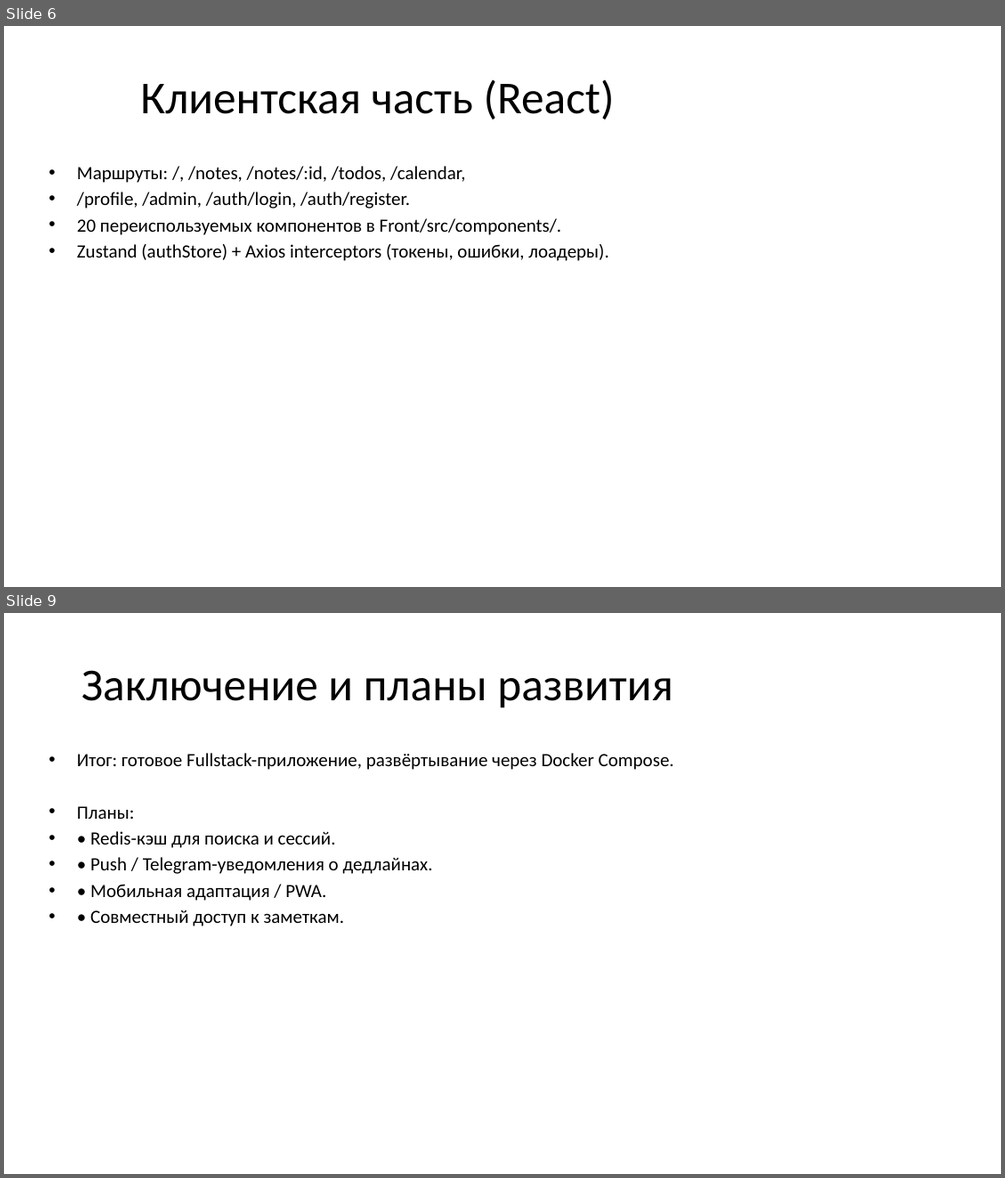
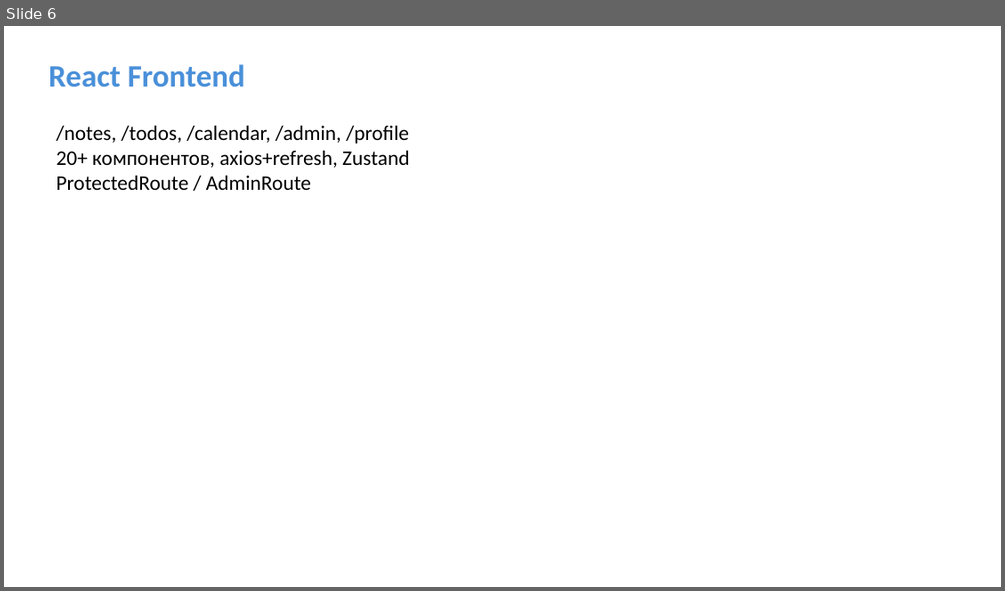
Before and after one commit to Sergei0319/ticktick-diplom, a slide deck: presentation/Презентация_TickTick_диплом.pptx. Shown one above the other, each under a label of ours: slides 6 and 9 before the commit, slide 6 after it; the slides between them are not shown. The pictures are 1005x1178 and 1005x591 pixels, drawn with LibreOffice and Linux fonts; fonts in the diff are those of the drawing. Boxes give left, top, right and bottom in pixels: in the first picture for what was removed or moved away, otherwise in the second. Text is boxed around its words. In the diff, an @@ line names an element or a change of style, - is before the commit and + after.

```diff
--- a/presentation/Презентация_TickTick_диплом.pptx
+++ b/presentation/Презентация_TickTick_диплом.pptx
@@ slide 9 removed at [4,613,1001,1174], background #FFFFFF @@
@@ title removed at [81,670,672,708] @@
-Заключение и планы развития
@@ text removed at [77,753,674,926] @@
-• Итог: готовое Fullstack-приложение, развёртывание через Docker Compose.
-• Планы:
-• • Redis-кэш для поиска и сессий.
-• • Push / Telegram-уведомления о дедлайнах.
-• • Мобильная адаптация / PWA.
-• • Совместный доступ к заметкам.
@@ slide 6 changed as well @@
@@ text "React Frontend" at [48,64,245,87]: vertical alignment middle to top @@
@@ text at [48,64,245,87]: text changed; size 44 to 30 pt; text colour #000000 to #4A90D9; bold on @@
-Клиентская часть (React)
+React Frontend
@@ text at [57,125,409,190]: text changed; size 18 to 20 pt @@
-• Маршруты: /, /notes, /notes/:id, /todos, /calendar,
-• /profile, /admin, /auth/login, /auth/register.
-• 20 переиспользуемых компонентов в Front/src/components/.
-• Zustand (authStore) + Axios interceptors (токены, ошибки, лоадеры).
+/notes, /todos, /calendar, /admin, /profile
+20+ компонентов, axios+refresh, Zustand
+ProtectedRoute / AdminRoute
```
Also in this commit, not shown: 6 other slides changed, 3 slides added, 2 other slides removed.
